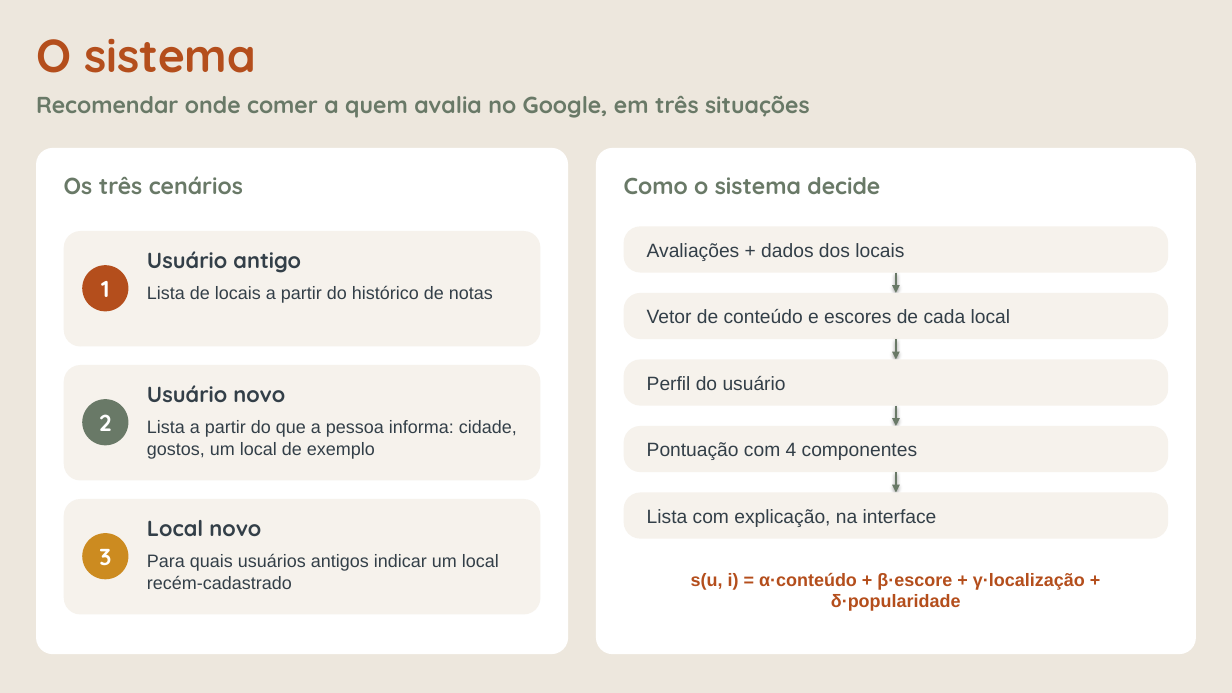
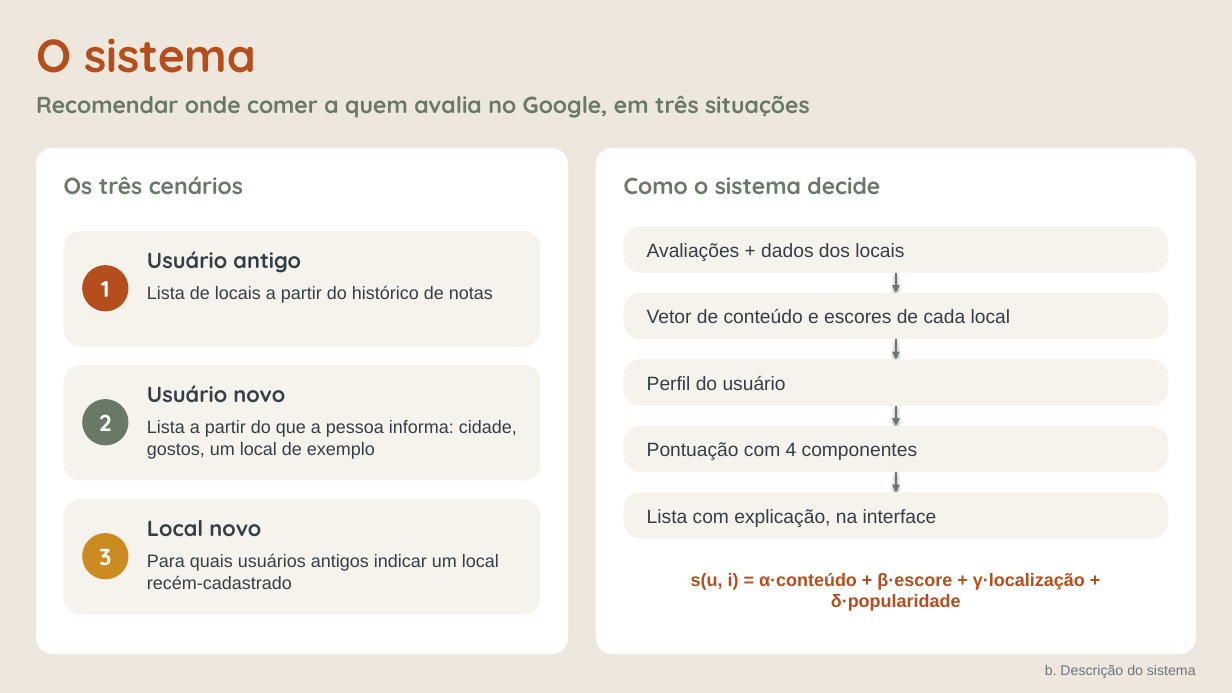
Before and after one commit to Chelughini/sistema-recomendacao-t1, a slide deck: slide 3 of apresentacao/T1_Sistema_Recomendacao.pptx (slide 2 before the commit). Drawn at 1232x693 pixels with LibreOffice and Linux fonts; fonts in the diff are those of the drawing. Boxes give left, top, right and bottom in pixels: in the first picture for what was removed or moved away, otherwise in the second. Text is boxed around its words. In the diff, an @@ line names an element or a change of style, - is before the commit and + after.

```diff
--- a/apresentacao/T1_Sistema_Recomendacao.pptx
+++ b/apresentacao/T1_Sistema_Recomendacao.pptx
@@ text added at (1045, 665, 1196, 678), 11 pt, text #6B757D @@
+b. Descrição do sistema
```
Also in this commit, not shown: 19 other slides changed, 9 slides added, 2 slides removed, 4 other files.
